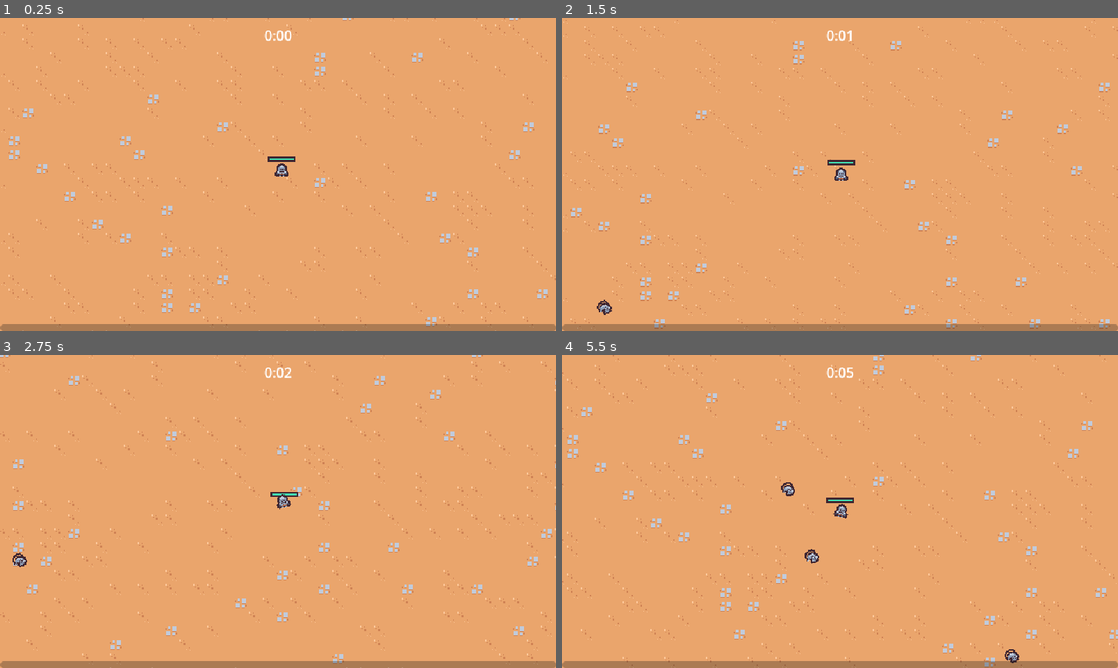
Above: before the commit, frames 1-4 (two rows, left to right).
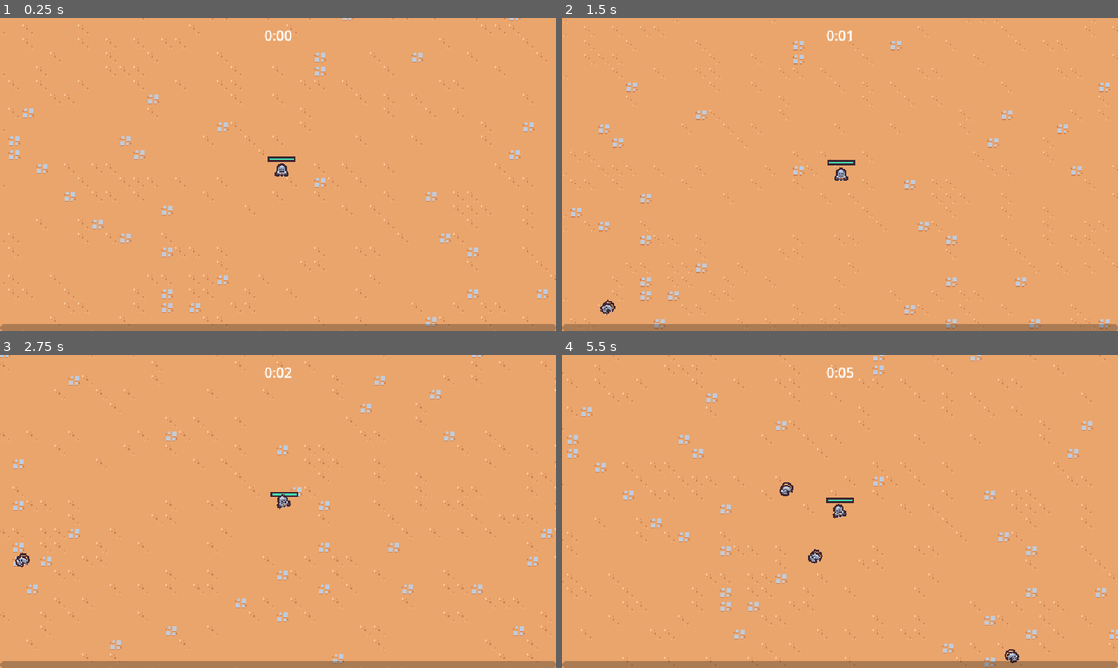
Above: after the commit, the same moments.

Repository: ikl258794613/survivorTutorialClone
Game: Godot game, scene res://scenes/Main/main.tscn
Same seed, same stepped clock (60 frames per second), same inputs: the game is played once before the commit and once after it.
Inputs (mouse positions are in pixels of both pictures, inside the frame that each line leads up to):
- Up to frame 1 (0.25 s): no input
- Up to frame 2 (1.5 s): move the mouse to (962, 158) at 0.52 s; press the mouse at (962, 158) at 0.53 s; hold D (move_right) 0.53-1.28 s; move the mouse to (728, 190) at 1.27 s; release the mouse at (728, 190) at 1.28 s; hold S (move_down) from 1.28 s (still down); click (728, 190) at 1.35 s
- Up to frame 3 (2.75 s): move the mouse to (333, 442) at 2.02 s; release S (move_down) at 2.03 s; press the mouse at (333, 442) at 2.03 s; hold D (move_right) from 2.03 s (still down)
- Up to frame 4 (5.5 s): move the mouse to (812, 574) at 2.77 s; release D (move_right) at 2.78 s; release the mouse at (812, 574) at 2.78 s; hold W (move_up) 2.78-3.53 s; click (812, 574) at 2.85 s; move the mouse to (1006, 558) at 3.52 s; press the mouse at (1006, 558) at 3.53 s; hold A (move_left) 3.53-5.03 s; move the mouse to (673, 464) at 4.27 s; release the mouse at (673, 464) at 4.28 s; click (673, 464) at 4.35 s; move the mouse to (867, 511) at 5.02 s; press the mouse at (867, 511) at 5.03 s; hold S (move_down) from 5.03 s (still down)

The runs differ from the first frame. In frame 1, less than 0.1% of the frame differs, in the area x 50-52%, y 48-49%; in frame 2, less than 0.1%; in frame 3, less than 0.1%; in frame 4, 0.2%, in the area x 39-52%, y 40-67%.

Commit message:
[emeny] add basic emeny delth ani

Diff:
--- a/scenes/game_object/basic_enemy/basic_enemy.gd
+++ b/scenes/game_object/basic_enemy/basic_enemy.gd
@@ -3,12 +3,17 @@
 const MAX_SPEED = 40
 
 @onready var health_component:HealthComponent = $HealthComponent
+@onready var visuals =  $Visuals
 
 # Called every frame. 'delta' is the elapsed time since the previous frame.
 func _process(delta):
 	var direction = get_direction_to_player()
 	velocity = direction * MAX_SPEED
 	move_and_slide()
+
+	var move_sign = sign(velocity.x)
+	if move_sign !=0 :
+		visuals.scale = Vector2(-move_sign,1)
 
 
 func get_direction_to_player():
--- a/scenes/game_object/basic_enemy/basic_enemy.tscn
+++ b/scenes/game_object/basic_enemy/basic_enemy.tscn
@@ -1,10 +1,11 @@
-[gd_scene load_steps=11 format=3 uid="uid://bv5ugao1kqjoo"]
+[gd_scene load_steps=12 format=3 uid="uid://bv5ugao1kqjoo"]
 
 [ext_resource type="Texture2D" uid="uid://dyibr6m08rlf6" path="res://scenes/game_object/basic_enemy/basic_enemy.png" id="1_dk073"]
 [ext_resource type="Script" path="res://scenes/game_object/basic_enemy/basic_enemy.gd" id="1_v6fhc"]
 [ext_resource type="PackedScene" uid="uid://dt8icktcod2py" path="res://scenes/game_object/component/health_compentent.tscn" id="2_o26ew"]
 [ext_resource type="PackedScene" uid="uid://o6skasynj1vd" path="res://scenes/game_object/component/vial_drop_component.tscn" id="3_nn5nm"]
 [ext_resource type="PackedScene" uid="uid://duwo2vjvfnoig" path="res://scenes/game_object/component/hurtbox_component.tscn" id="4_cujwj"]
+[ext_resource type="PackedScene" uid="uid://nogjvi8rtxwe" path="res://scenes/game_object/component/death_component.tscn" id="4_xva6g"]
 
 [sub_resource type="Animation" id="Animation_n3gxc"]
 resource_name = "walk"
@@ -91,6 +92,10 @@
 [node name="VialDropComponent" parent="." node_paths=PackedStringArray("health_component") instance=ExtResource("3_nn5nm")]
 health_component = NodePath("../HealthComponent")
 
+[node name="DeathComponent" parent="." node_paths=PackedStringArray("health_component", "sprite") instance=ExtResource("4_xva6g")]
+health_component = NodePath("../HealthComponent")
+sprite = NodePath("../Visuals/Sprite2D")
+
 [node name="HurtboxComponent" parent="." node_paths=PackedStringArray("health_component") instance=ExtResource("4_cujwj")]
 health_component = NodePath("../HealthComponent")
 
--- /dev/null
+++ b/scenes/game_object/component/death_component.gd
@@ -0,0 +1,22 @@
+extends Node2D
+
+@export var health_component : Node
+@export var sprite:Sprite2D
+
+func _ready():
+	$GPUParticles2D.texture = sprite.texture
+	health_component.died.connect(on_died)
+
+
+func on_died():
+	if owner == null || not owner is Node2D:
+		return
+
+	var spawn_position = owner.global_position
+
+	var entities = get_tree().get_first_node_in_group("entities_layer")
+	get_parent().remove_child(self)
+	entities.add_child(self)
+
+	global_position = spawn_position
+	$AnimationPlayer.play("default")
--- a/scenes/game_object/component/death_component.tscn
+++ b/scenes/game_object/component/death_component.tscn
@@ -1,5 +1,6 @@
-[gd_scene load_steps=8 format=3 uid="uid://nogjvi8rtxwe"]
+[gd_scene load_steps=9 format=3 uid="uid://nogjvi8rtxwe"]
 
+[ext_resource type="Script" path="res://scenes/game_object/component/death_component.gd" id="1_e545f"]
 [ext_resource type="Texture2D" uid="uid://dyibr6m08rlf6" path="res://scenes/game_object/basic_enemy/basic_enemy.png" id="1_wqq1g"]
 
 [sub_resource type="Animation" id="Animation_mf6qj"]
@@ -63,27 +64,27 @@
 particle_flag_disable_z = true
 direction = Vector3(2.08165e-12, -1, 2.08165e-12)
 spread = 30.0
-initial_velocity_min = 125.0
-initial_velocity_max = 200.0
-angular_velocity_min = -720.0
-angular_velocity_max = 720.0
-gravity = Vector3(2.08165e-12, 400, 2.08165e-12)
+initial_velocity_min = 175.0
+initial_velocity_max = 250.0
+angular_velocity_min = -1440.0
+angular_velocity_max = 1440.0
+gravity = Vector3(2.08165e-12, 800, 2.08165e-12)
 scale_curve = SubResource("CurveTexture_m4g5y")
 
 [node name="DeathComponent" type="Node2D"]
+script = ExtResource("1_e545f")
 
 [node name="AnimationPlayer" type="AnimationPlayer" parent="."]
 libraries = {
 "": SubResource("AnimationLibrary_lbnoe")
 }
-autoplay = "default"
 
 [node name="GPUParticles2D" type="GPUParticles2D" parent="."]
 emitting = false
 amount = 1
 process_material = SubResource("ParticleProcessMaterial_0gqds")
 texture = ExtResource("1_wqq1g")
-lifetime = 0.65
+lifetime = 0.5
 one_shot = true
 fixed_fps = 0
 interpolate = false
--- a/scenes/game_object/player/player.gd
+++ b/scenes/game_object/player/player.gd
@@ -36,9 +36,7 @@
 		animation_player.play("RESET")
 
 	var move_sign = sign(movement_vector.x)
-	if(move_sign == 0):
-		visuals.scale = Vector2.ONE
-	else:
+	if move_sign != 0:
 		visuals.scale = Vector2(move_sign , 1)
 
 
Not shown: 1 places in scenes/game_object/component/health_compentent.tscn that only renumber resources
